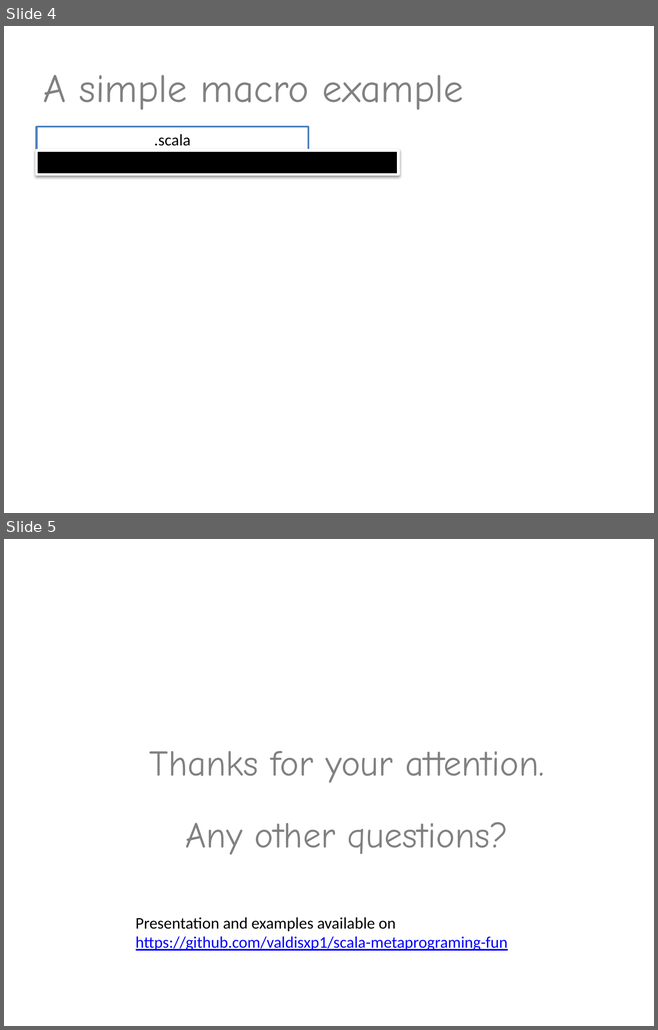
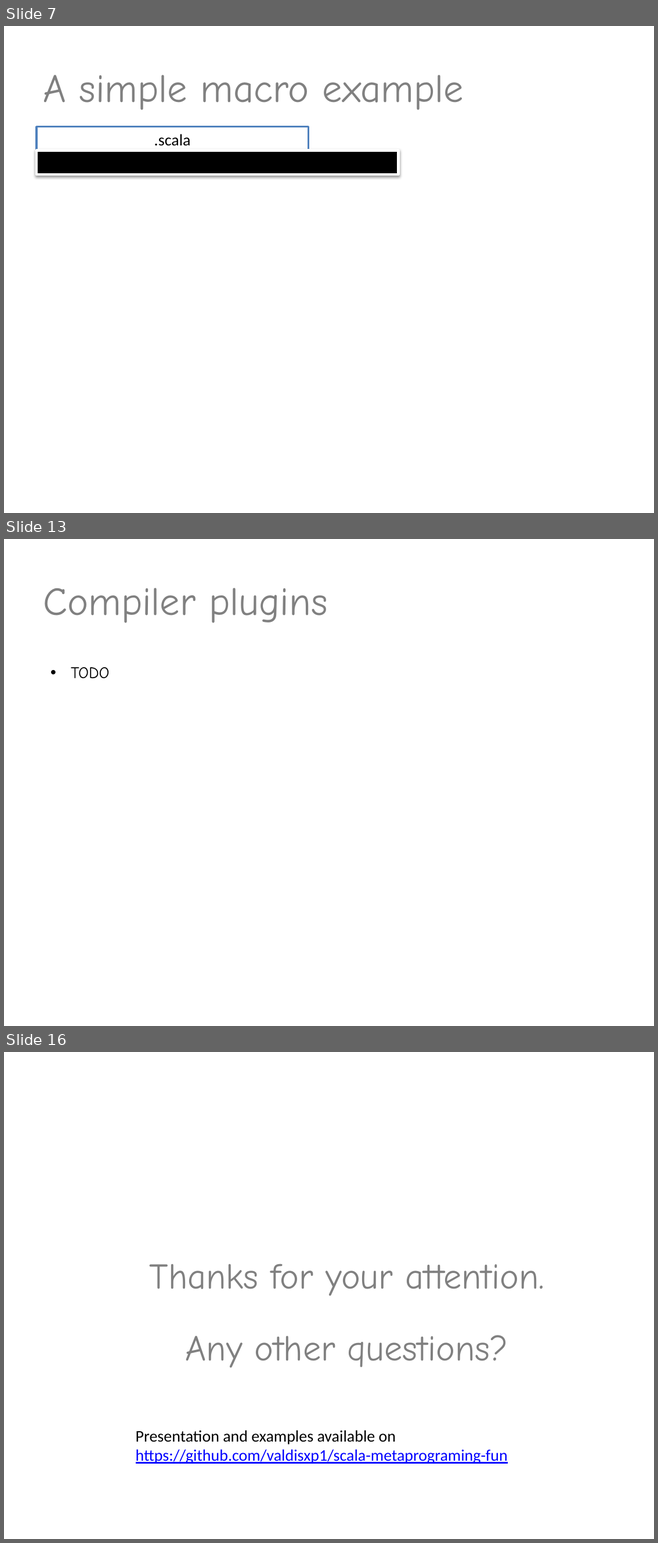
Before and after one commit to valdisxp1/scala-metaprograming-fun, a slide deck: Scala_metaprogramming.pptx. Shown one above the other, each under a label of ours: slides 4 and 5 before the commit, slides 7, 13 and 16 after it; the slides between them are not shown. The pictures are 658x1030 and 658x1543 pixels, drawn with LibreOffice and Linux fonts; fonts in the diff are those of the drawing. Boxes give left, top, right and bottom in pixels: in the first picture for what was removed or moved away, otherwise in the second. Text is boxed around its words. In the diff, an @@ line names an element or a change of style, - is before the commit and + after.

```diff
--- a/Scala_metaprogramming.pptx
+++ b/Scala_metaprogramming.pptx
@@ slide 13 added at <box>4,539,654,1026</box>, background #FFFFFF @@
@@ title added at <box>43,588,327,623</box>, 44 pt, text #808080 @@
+Compiler plugins
@@ text added at <box>71,667,110,679</box>, 18 pt, text #000000 @@
+• TODO
@@ what was slide 4 is now slide 7 @@
@@ what was slide 5 is now slide 16 @@
```
Also in this commit, not shown: 10 other slides added.
